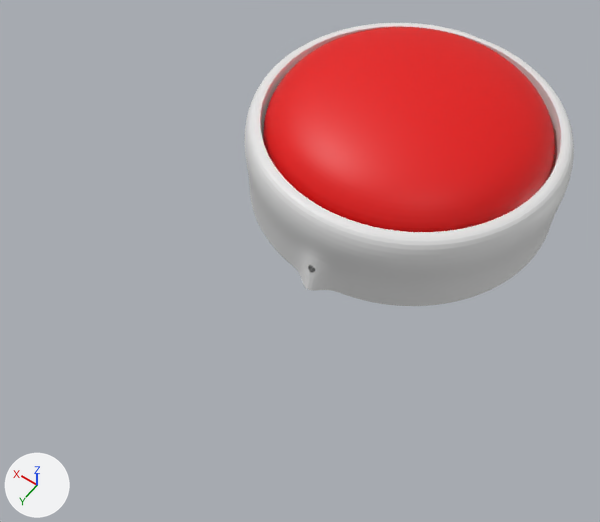
What one commit did to the Blender file big_round_button.blend.
Both versions are drawn from a 50 mm lens placed at (-0.17, 0.354, 0.357), pointed at (0.008, 0.105, -0.034). Arrows for +X, +Y and +Z are at lower left; the lights stay in place. The picture after the commit comes second.

The first picture shows 'button', 'housing'.
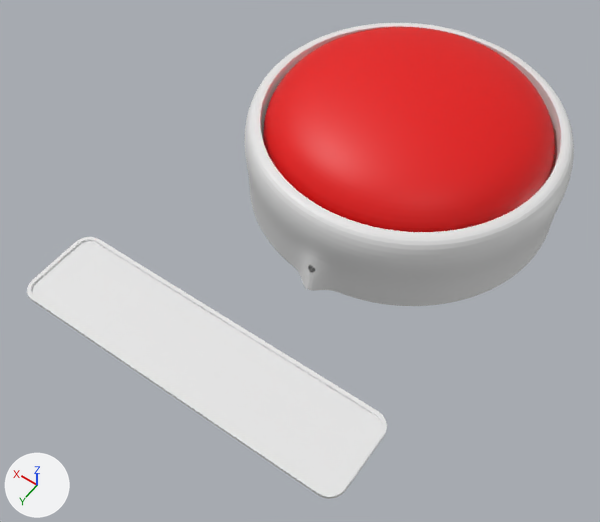
Commit message: Add the template for a sign to go above the button.

What differs and where, as boxes (x1, y1, x2, y2) in the pictures (600 x 522 px):
'sign_blank', added
    after: (27, 237, 387, 499)

The change in detail:
Mesh me_plane_002 is new.
It has 96 vertices, 74 faces and spans x -0.1..0.1, y 0.05..0.1, z 0.0..0.002.
Object 'sign_blank' (ob_sign_blank) is new; it shows me_plane_002.
Its location is (0.0, 0.1302, 0.0).
